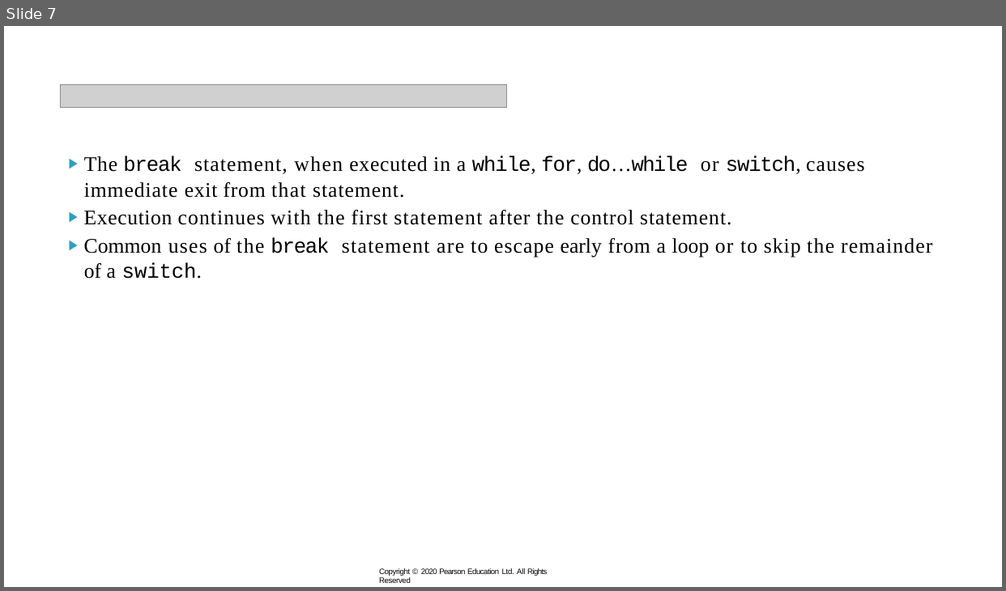
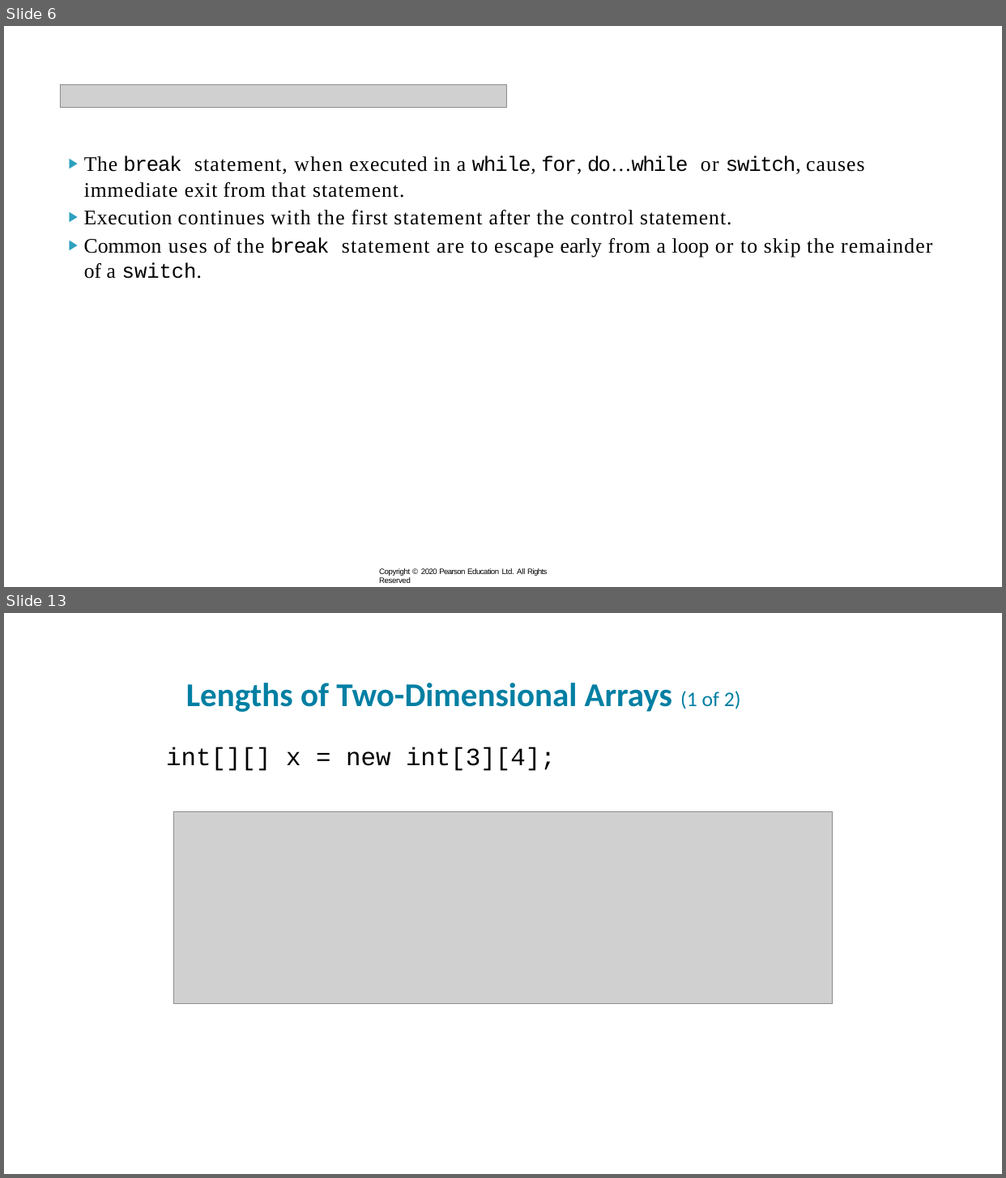
Before and after one commit to xiaoleibi/DMU26, a slide deck: ppt/uge40LoopsPartII.pptx. Shown one above the other, each under a label of ours: slide 7 before the commit, slides 6 and 13 after it; the slides between them are not shown. The pictures are 1006x591 and 1006x1178 pixels, drawn with LibreOffice and Linux fonts; fonts in the diff are those of the drawing; grey boxes stand for pictures. Boxes give left, top, right and bottom in pixels: in the first picture for what was removed or moved away, otherwise in the second. Text is boxed around its words. In the diff, an @@ line names an element or a change of style, - is before the commit and + after.

```diff
--- a/ppt/uge40LoopsPartII.pptx
+++ b/ppt/uge40LoopsPartII.pptx
@@ slide 13 added at (4,613,1002,1174), background #FFFFFF @@
@@ title added at (186,683,741,712), 32 pt, text #007FA3, bold @@
+Lengths of Two-Dimensional Arrays (1 of 2)
@@ text added at (166,747,556,771), 24 pt, text #000000 @@
+int[][] x = new int[3][4];
@@ picture added at (174,811,832,1003) @@
@@ what was slide 7 is now slide 6 @@
```
Also in this commit, not shown: 1 slide changed, 13 other slides added, 1 slide removed, 5 other files.
